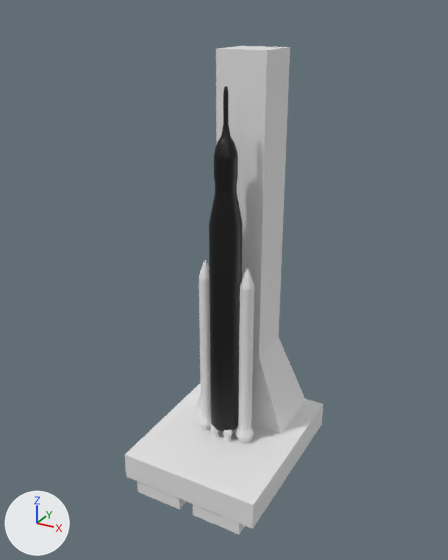
One commit to the Blender file OpenGL/Resources/Models/SLS/SLS.blend: the scene before it, then after it.
Both versions are drawn from a 50 mm camera at (2.63, -4.81, 4.65) aimed at (-0.05, 0.06, 2.21). Arrows for +X, +Y and +Z are at lower left; the lights stay in place.

In view in the first picture: 'CoreStage', 'CrawlerTransporter', 'Engines', 'MobileLauncher', 'SRBs', 'Umbilical Toiwer'.
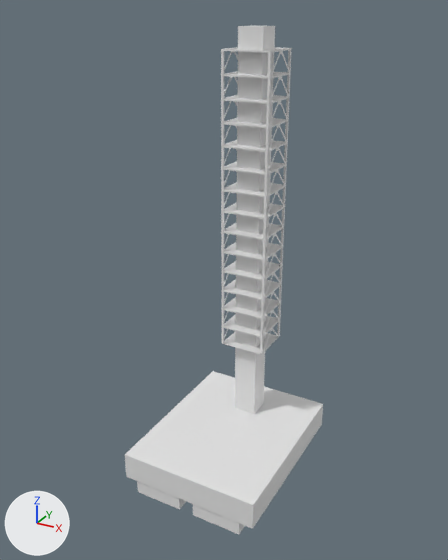
Pixel boxes (x1, y1, x2, y2) of what changed, in the pictures (448 x 560 px):
'Umbilical Toiwer', deleted: before (196, 46, 306, 434)
'Elevator', added: after (235, 25, 275, 414)
'Frame', added: after (221, 47, 292, 354)
'CoreStage', deleted (black): before (209, 86, 243, 432)
'SRBs', deleted: before (198, 260, 254, 443)
'Engines', deleted: before (211, 424, 238, 442)

What changed in the scene script:
```text
Add me_cube_006:
    me_cube_006.from_pydata(...)  # a box spanning x -1.0..1.0, y -1.0..1.0, z -1.0..1.04
Add me_cube_005:
    me_cube_005.from_pydata(...)  # 124 vertices, 88 faces; spans x -2.45..2.45, y -1.0..1.0, z -1.0..1.16
Remove ob_corestage:
    ob_corestage = bpy.data.objects.new('CoreStage', me_cylinder_003)
    ob_corestage.location = (0.0, 0.0, 0.559)
    ob_corestage.scale = (-0.156, -0.156, -0.995)
Remove ob_srbs:
    ob_srbs = bpy.data.objects.new('SRBs', me_cylinder_004)
    ob_srbs.parent = ob_corestage
    ob_srbs.matrix_parent_inverse = Matrix(((-6.426, 0.0, 0.0, 0.0), (0.0, -6.426, 0.0, -2.224), (0.0, 0.0, -1.005, 3.073), (0.0, 0.0, 0.0, 1.0)))
    ob_srbs.location = (0.0, -0.346, 3.059)
    ob_srbs.scale = (0.069, 0.069, 0.069)
    _m = ob_srbs.modifiers.new('Mirror', 'MIRROR')
Remove ob_engines:
    ob_engines = bpy.data.objects.new('Engines', me_cylinder_005)
    ob_engines.parent = ob_corestage
    ob_engines.matrix_parent_inverse = Matrix(((-6.426, 0.0, 0.0, 0.0), (0.0, -6.426, 0.0, -2.224), (0.0, 0.0, -1.005, 3.073), (0.0, 0.0, 0.0, 1.0)))
    ob_engines.location = (0.0, -0.346, 3.059)
    ob_engines.scale = (0.0579, 0.0579, 0.0579)
    _m = ob_engines.modifiers.new('Array', 'ARRAY')
    _m.relative_offset_displace = (1.55, 0.0, 0.0)
    _m = ob_engines.modifiers.new('Array.001', 'ARRAY')
    _m.relative_offset_displace = (0.0, 1.92, 0.0)
Remove ob_umbilical_toiwer:
    ob_umbilical_toiwer = bpy.data.objects.new('Umbilical Toiwer', me_cube_002)
    ob_umbilical_toiwer.parent = ob_mobilelauncher
    ob_umbilical_toiwer.matrix_parent_inverse = Matrix(((1.361, 0.0, 0.0, 0.0127), (0.0, 1.122, 0.0, -0.373), (0.0, 0.0, 6.982, 0.247), (0.0, 0.0, 0.0, 1.0)))
    ob_umbilical_toiwer.location = (-0.00934, 0.332, -0.0353)
    ob_umbilical_toiwer.scale = (0.247, 0.247, 1.5)
Add ob_elevator:
    ob_elevator = bpy.data.objects.new('Elevator', me_cube_006)
    ob_elevator.parent = ob_umbilicaltower
    ob_elevator.location = (-0.00121, 0.574, 2.437)
    ob_elevator.scale = (0.123, 0.123, 1.99)
Add ob_umbilicaltower:
    ob_umbilicaltower = bpy.data.objects.new('UmbilicalTower', None)
    ob_umbilicaltower.parent = ob_mobilelauncher
    ob_umbilicaltower.matrix_parent_inverse = Matrix(((1.361, 0.0, 0.0, 0.0), (0.0, 1.122, 0.0, 0.0), (0.0, 0.0, 6.982, 0.0), (0.0, 0.0, 0.0, 1.0)))
    ob_umbilicaltower.location = (0.0, 0.0, 0.0)
Add ob_frame:
    ob_frame = bpy.data.objects.new('Frame', me_cube_005)
    ob_frame.parent = ob_umbilicaltower
    ob_frame.location = (0.0, 0.58, 1.408)
    ob_frame.scale = (0.0991, 0.228, 0.0991)
    _m = ob_frame.modifiers.new('Array', 'ARRAY')
    _m.count = 14
    _m.relative_offset_displace = (0.0, 0.0, 1.0)
```
